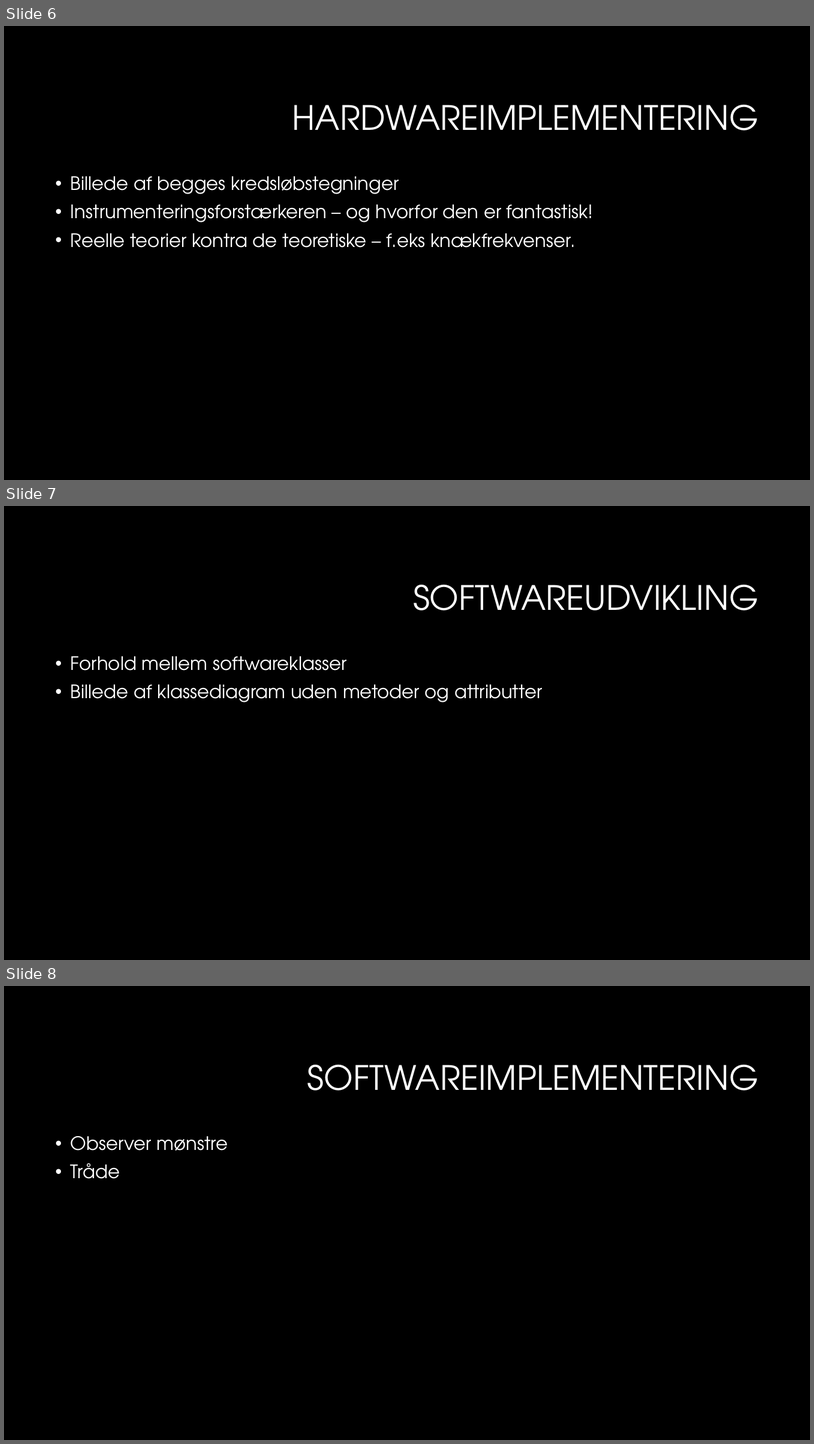
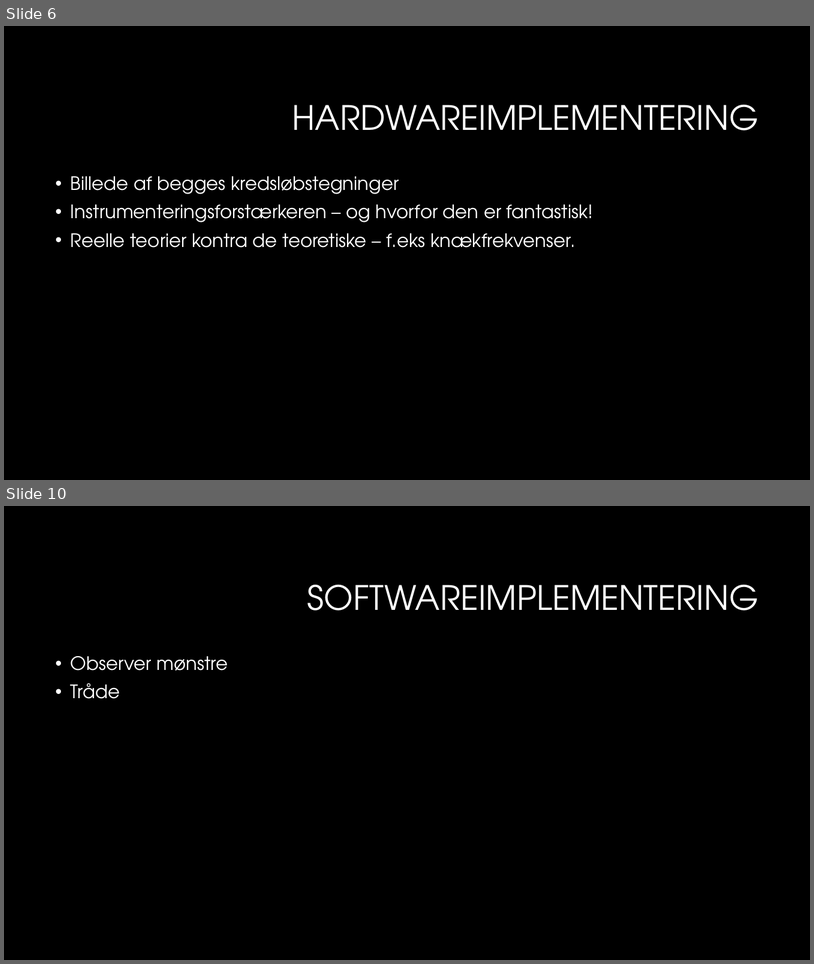
Before and after one commit to sarakirkeby/Semester-Projekt-3, a slide deck: Bifiler til projekt/Semesterprojekt 3.pptx. Shown one above the other, each under a label of ours: slides 6, 7 and 8 before the commit, slides 6 and 10 after it; the slides between them are not shown. The pictures are 814x1444 and 814x964 pixels, drawn with LibreOffice and Linux fonts; fonts in the diff are those of the drawing; background and template pictures are left out. Boxes give left, top, right and bottom in pixels: in the first picture for what was removed or moved away, otherwise in the second. Text is boxed around its words. In the diff, an @@ line names an element or a change of style, - is before the commit and + after.

```diff
--- a/Bifiler til projekt/Semesterprojekt 3.pptx
+++ b/Bifiler til projekt/Semesterprojekt 3.pptx
@@ slide 7 removed at (4,506,810,960), background #000000 @@
@@ title removed at (413,585,759,610) @@
-SOFTWAREUDVIKLING
@@ text removed at (71,656,542,702) @@
-• Forhold mellem softwareklasser
-• Billede af klassediagram uden metoder og attributter
@@ what was slide 8 is now slide 10 @@
```
Also in this commit, not shown: 3 slides added.
